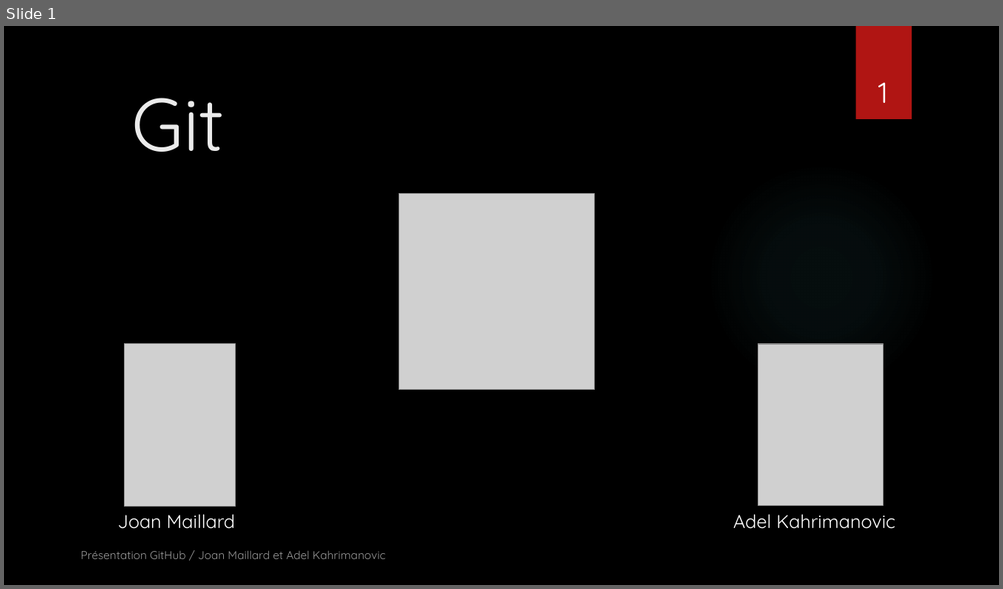
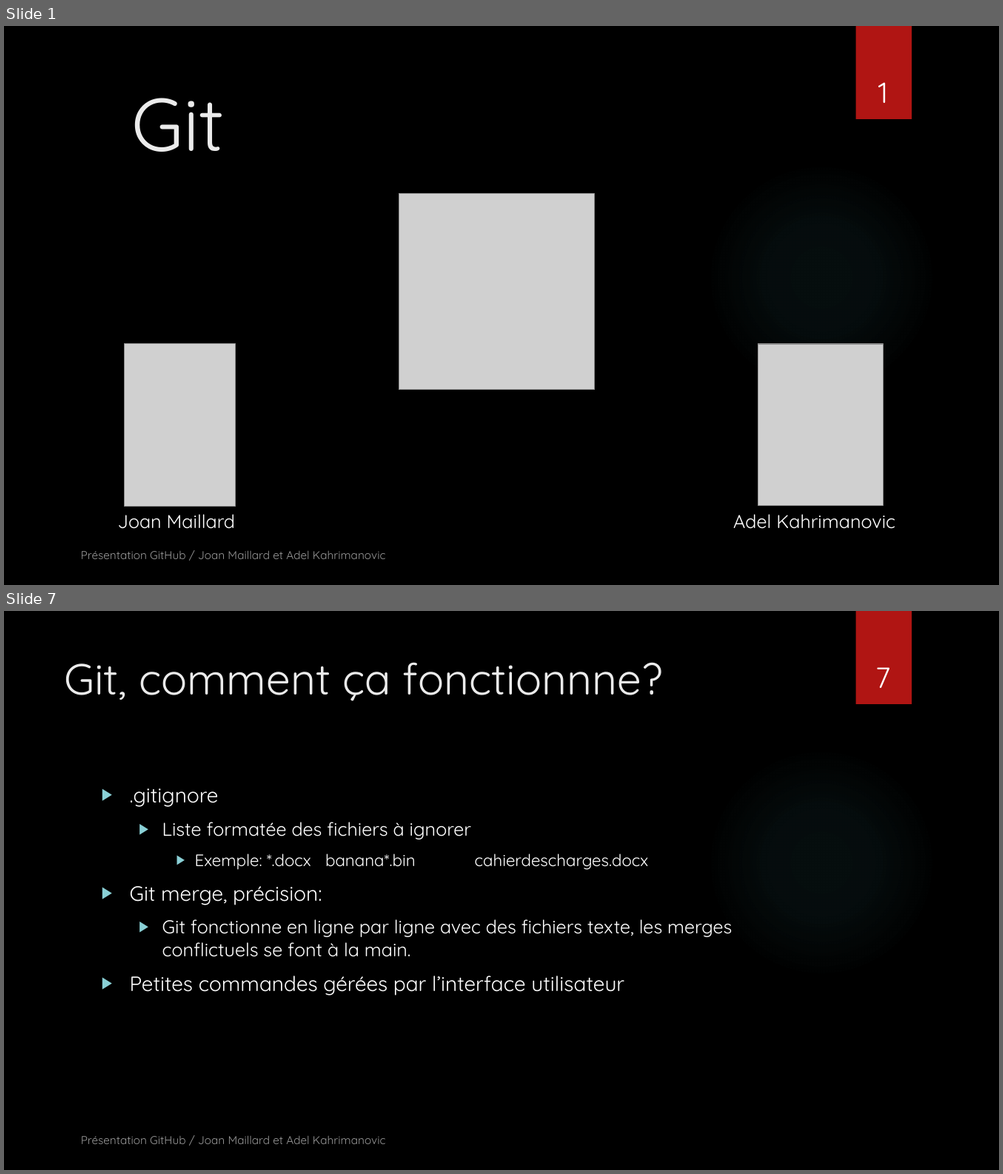
Before and after one commit to JoanMaillard/Manette, a slide deck: GitHub.pptx. Shown one above the other, each under a label of ours: slide 1 before the commit, slides 1 and 7 after it; the slides between them are not shown. The pictures are 1003x589 and 1003x1174 pixels, drawn with LibreOffice and Linux fonts; fonts in the diff are those of the drawing; grey boxes stand for pictures; background and template pictures are left out. Boxes give left, top, right and bottom in pixels: in the first picture for what was removed or moved away, otherwise in the second. Text is boxed around its words. In the diff, an @@ line names an element or a change of style, - is before the commit and + after.

```diff
--- a/GitHub.pptx
+++ b/GitHub.pptx
@@ slide 7 added at box(4, 611, 999, 1170), background picture (left out); not listed: 2 template elements that a slide beside it also shows @@
@@ title added at box(64, 662, 663, 701), 42 pt, text #EBEBEB @@
+Git, comment ça fonctionnne?
@@ page number added at box(875, 667, 890, 688), 28 pt, text #FFFFFF @@
+7
@@ text added at box(130, 789, 731, 996), 18 pt, text #FFFFFF @@
+▶ .gitignore
+  ▶ Liste formatée des fichiers à ignorer
+    ▶ Exemple: *.docx banana*.bin cahierdescharges.docx
+▶ Git merge, précision:
+  ▶ Git fonctionne en ligne par ligne avec des fichiers texte, les merges conflictuels se font à la main.
+▶ Petites commandes gérées par l’interface utilisateur
@@ text added at box(81, 1136, 386, 1145), 11 pt, text #FFFFFF at 60% opacity @@
+Présentation GitHub / Joan Maillard et Adel Kahrimanovic
```
Also in this commit, not shown: 6 slides changed, 2 other slides added.
